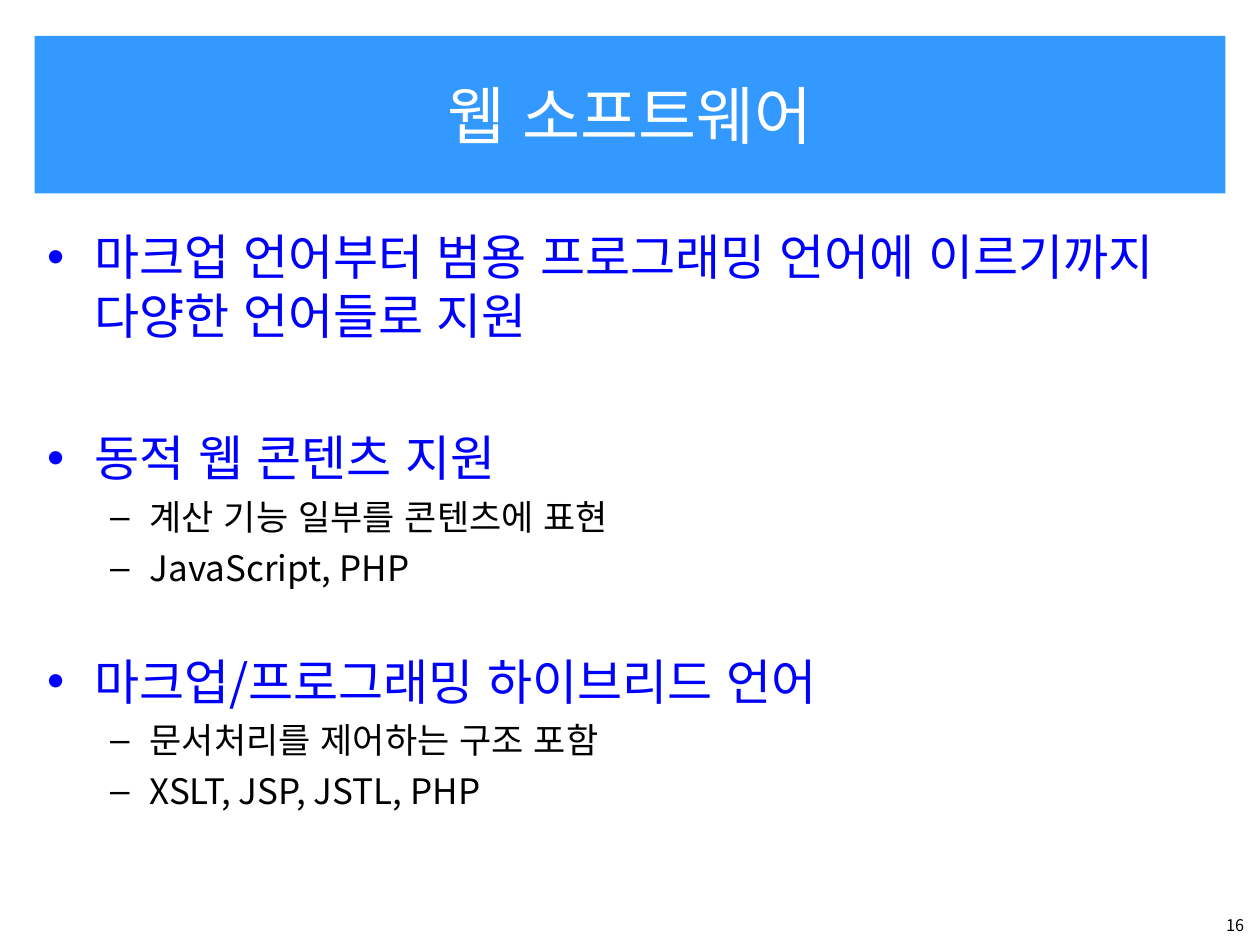
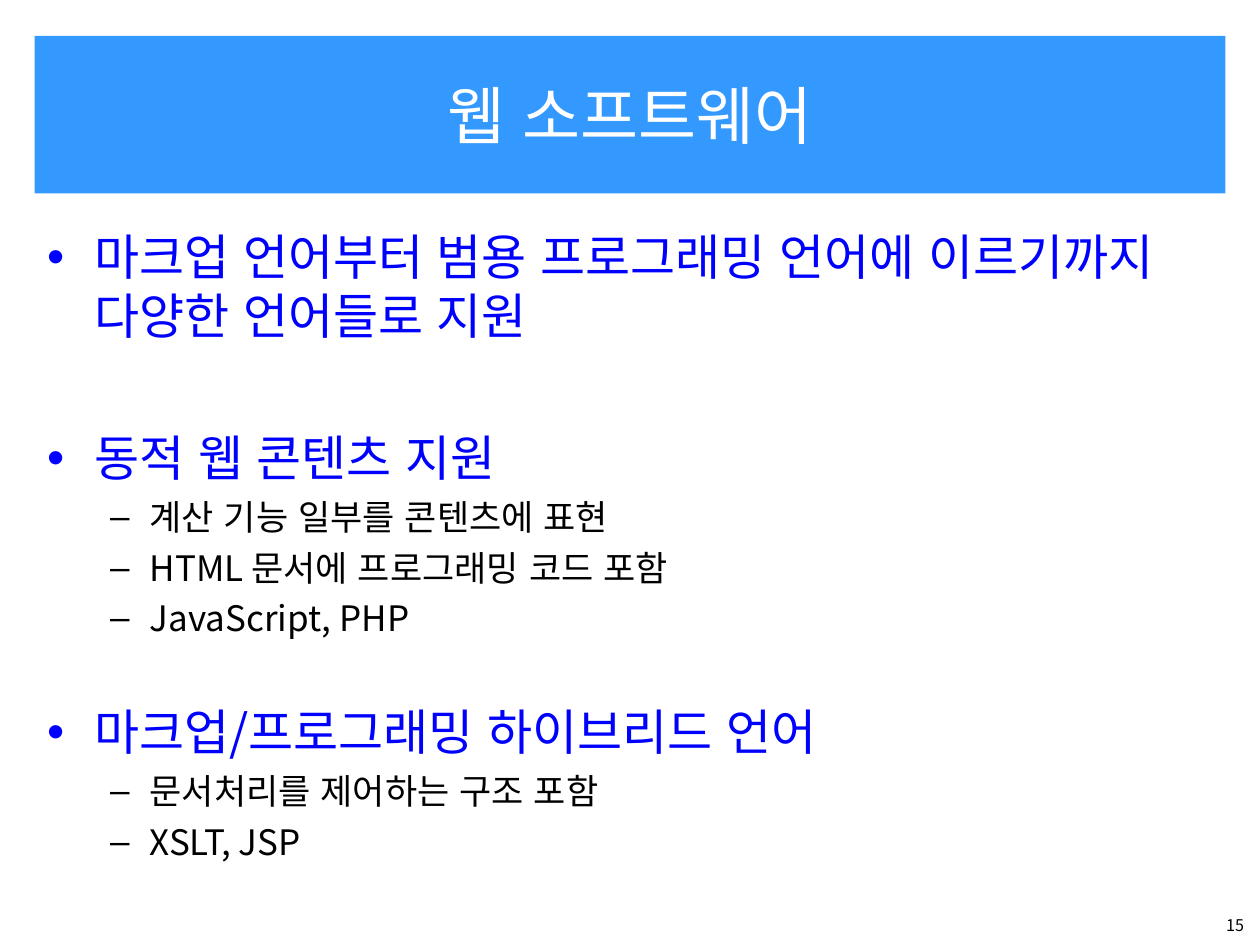
Before and after one commit to OOPSLA-SCH/OOPSLA-SCH.github.io, a slide deck: slide 15 of lecture/20s/pl20s/pl20s-ch1-1.ppt (slide 16 before the commit). Drawn at 1260x945 pixels with LibreOffice and Linux fonts; fonts in the diff are those of the drawing. Boxes give left, top, right and bottom in pixels: in the first picture for what was removed or moved away, otherwise in the second. Text is boxed around its words. In the diff, an @@ line names an element or a change of style, - is before the commit and + after.

```diff
--- a/lecture/20s/pl20s/pl20s-ch1-1.ppt
+++ b/lecture/20s/pl20s/pl20s-ch1-1.ppt
@@ text at bbox=[150, 551, 669, 584]: paragraph added @@
+  – HTML 문서에 프로그래밍 코드 포함
@@ text at bbox=[150, 829, 301, 862]: text changed @@
-  – XSLT, JSP, JSTL, PHP
+  – XSLT, JSP
@@ page number at bbox=[1226, 919, 1244, 931]: text changed @@
-16
+15
```
Also in this commit, not shown: 8 other slides changed, 4 slides added, 1 slide removed, 6 other files.
